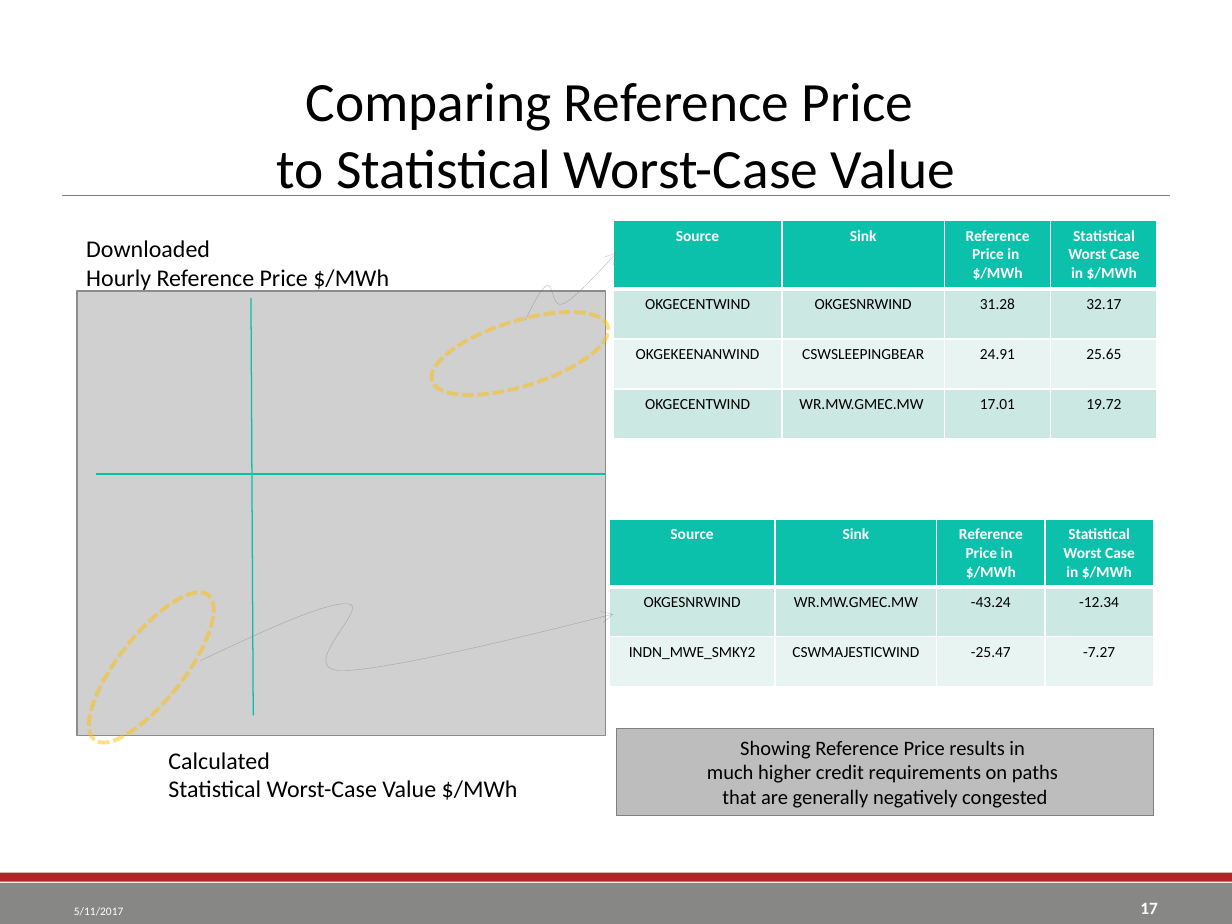
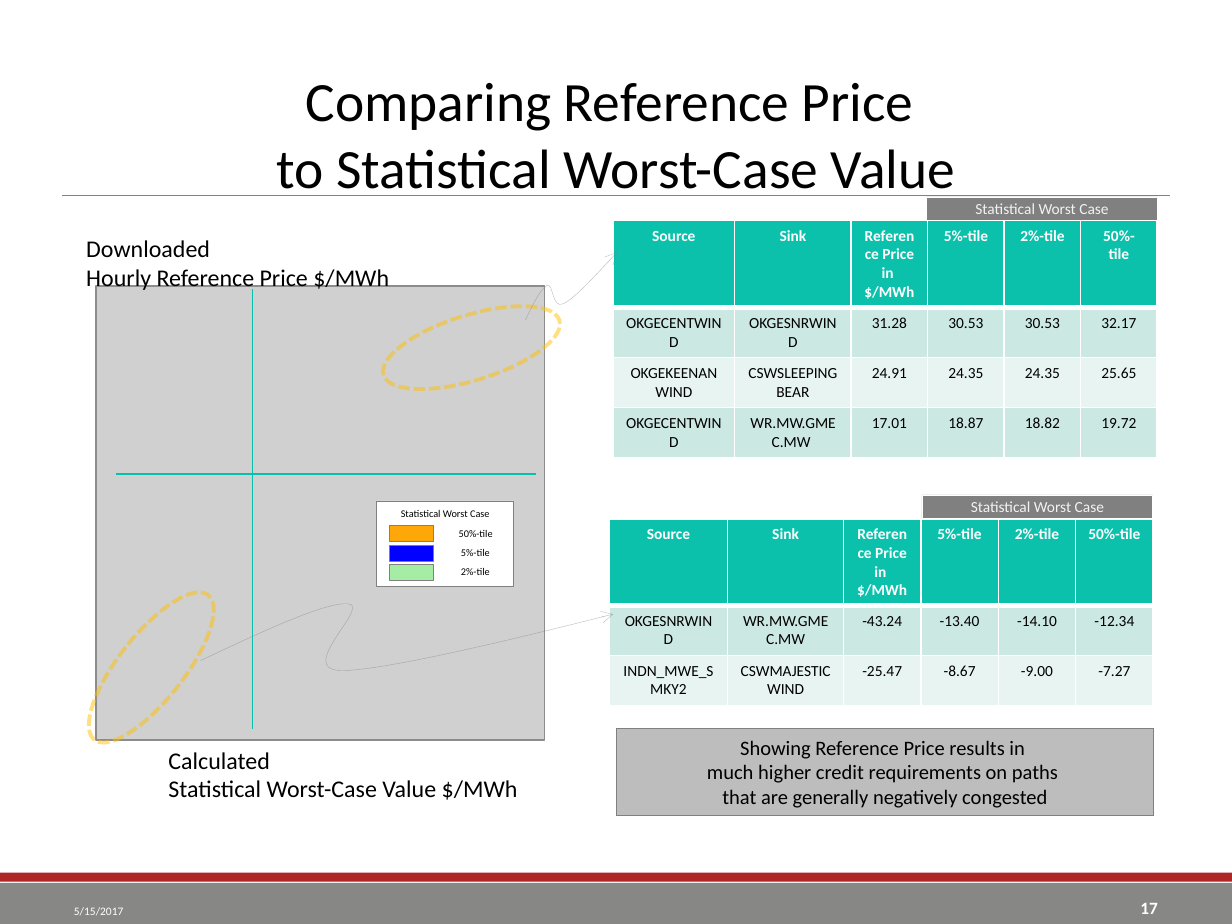
Before and after one commit to go-yohan/sppcredit, a slide deck: slide 17 of ppt/SPP TCR Reference Price Calculation.pptx. Drawn at 1232x924 pixels with LibreOffice and Linux fonts; fonts in the diff are those of the drawing; grey boxes stand for pictures; background and template pictures are left out. Boxes give left, top, right and bottom in pixels: in the first picture for what was removed or moved away, otherwise in the second. Text is boxed around its words. In the diff, an @@ line names an element or a change of style, - is before the commit and + after.

Commit message:
correct the calcIdealWorstCaseValueByPath to calculate 5%-tile if the vecQuantiles are not specified
update the Compare_Statistical_Worstcase_Vs_RefPrice.png to include the 50%-tile, 5%-tile, and 2%-tile.

update the powerpoint slide.

```diff
--- a/ppt/SPP TCR Reference Price Calculation.pptx
+++ b/ppt/SPP TCR Reference Price Calculation.pptx
@@ rectangle added at (926, 197, 1157, 221), fill #808080, outline #FFFFFF 0.25 pt, 9 pt, text #F2F2F2 @@
+Statistical Worst Case
@@ table at (614, 221, 1158, 457) @@
-column 4: Statistical Worst Case in $/MWh | 32.17 | 25.65 | 19.72
+column 4: 5%-tile | 30.53 | 24.35 | 18.87
+column 5: 2%-tile | 30.53 | 24.35 | 18.82
+column 6: 50%-tile | 32.17 | 25.65 | 19.72
@@ picture: place and size @@
-picture at (76, 291, 605, 736)
+picture at (96, 286, 545, 740)
@@ line moved from (254, 716) - (251, 298) to (253, 728) - (253, 290) @@
@@ ellipse: place and size @@
-ellipse at (422, 294, 618, 412)
+ellipse at (374, 289, 570, 407)
@@ line moved from (96, 474) - (605, 474) to (116, 474) - (536, 474) @@
@@ rectangle added at (377, 501, 514, 588), fill #FFFFFF, outline #808080 0.25 pt @@
@@ rectangle added at (922, 495, 1152, 519), fill #808080, outline #FFFFFF 0.25 pt, 9 pt, text #F2F2F2 @@
+Statistical Worst Case
@@ rectangle added at (389, 525, 434, 541), fill #FEA708, outline #808080 0.25 pt @@
@@ text added at (401, 510, 490, 517), 6 pt, text #000000 @@
+Statistical Worst Case
@@ text added at (459, 530, 493, 537), 6 pt, text #000000 @@
+50%-tile
@@ table at (609, 519, 1153, 705) @@
-column 4: Statistical Worst Case in $/MWh | -12.34 | -7.27
+column 4: 5%-tile | -13.40 | -8.67
+column 5: 2%-tile | -14.10 | -9.00
+column 6: 50%-tile | -12.34 | -7.27
@@ rectangle added at (389, 546, 434, 562), fill #0200FF, outline #808080 0.25 pt @@
@@ rectangle added at (389, 564, 434, 580), fill #A5EDA5, outline #808080 0.25 pt @@
@@ text added at (461, 549, 490, 556), 6 pt, text #000000 @@
+5%-tile
@@ text added at (461, 568, 490, 575), 6 pt, text #000000 @@
+2%-tile
```
Also in this commit, not shown: 28 other slides changed, 6 other files.
